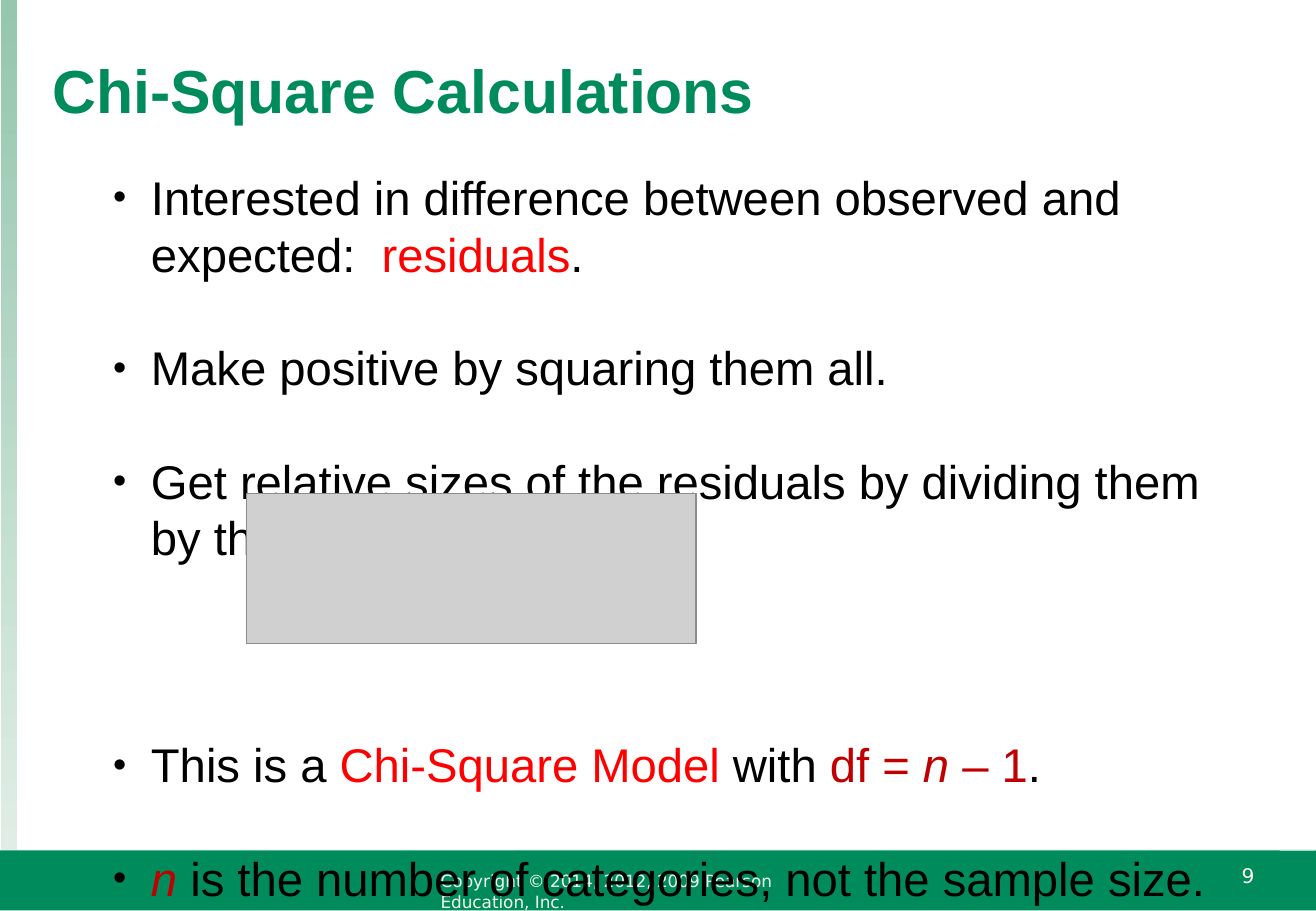
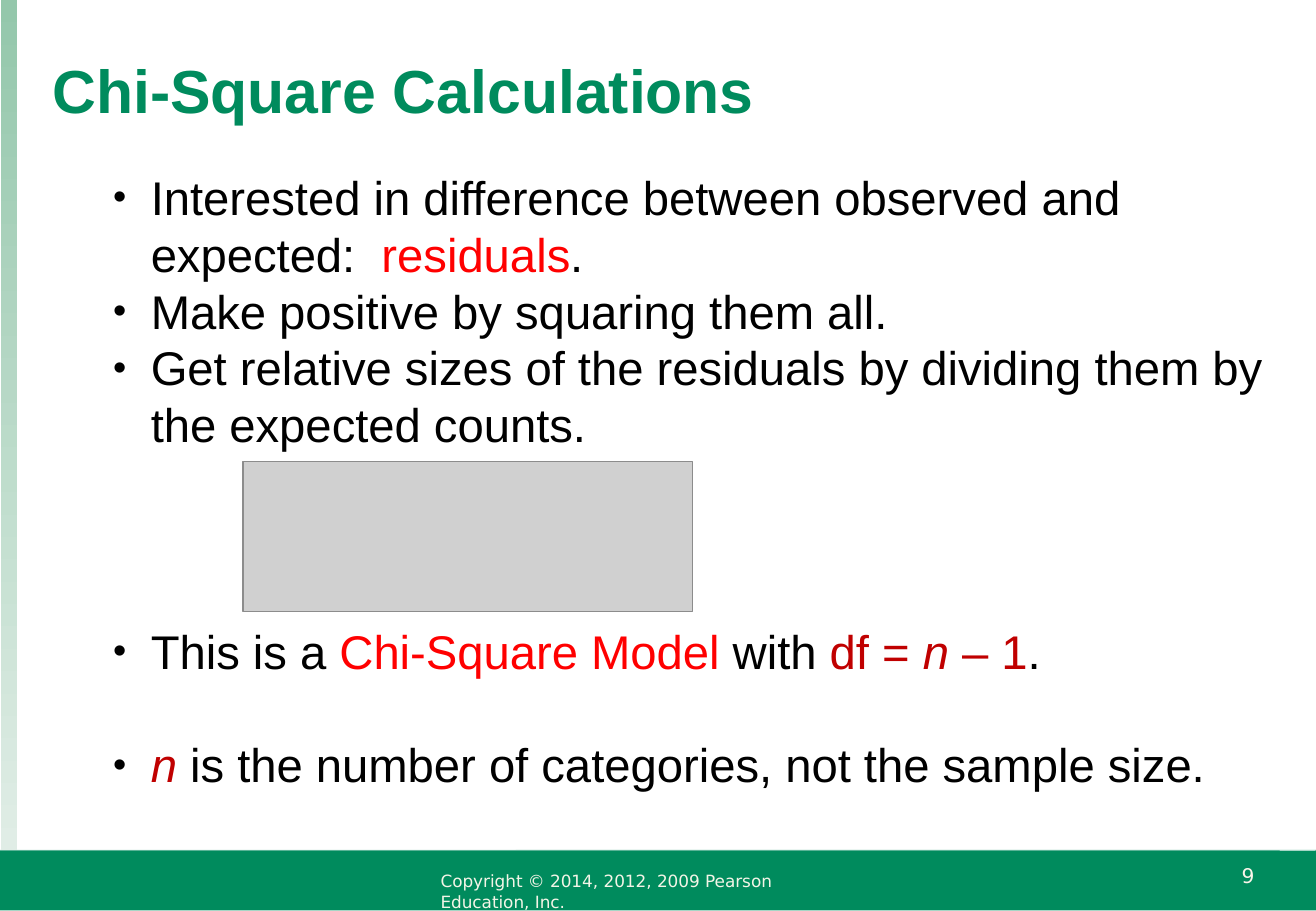
Before and after one commit to raffled/STAT111, a slide deck: slide 9 of week6/IS4_ppt_chapter22.ppt. Drawn at 1316x911 pixels with LibreOffice and Linux fonts; fonts in the diff are those of the drawing; grey boxes stand for pictures; background and template pictures are left out. Boxes give left, top, right and bottom in pixels: in the first picture for what was removed or moved away, otherwise in the second. Text is boxed around its words. In the diff, an @@ line names an element or a change of style, - is before the commit and + after.

```diff
--- a/week6/IS4_ppt_chapter22.ppt
+++ b/week6/IS4_ppt_chapter22.ppt
@@ text "Interested in difference between observed ..." rewrapped from [151,180,1200,906] to [151,180,1262,792] @@
@@ picture: place and size @@
-picture at [246,493,696,642]
+picture at [243,461,692,611]
```
Also in this commit, not shown: 9 other slides changed, 7 slides removed, 6 other files.
